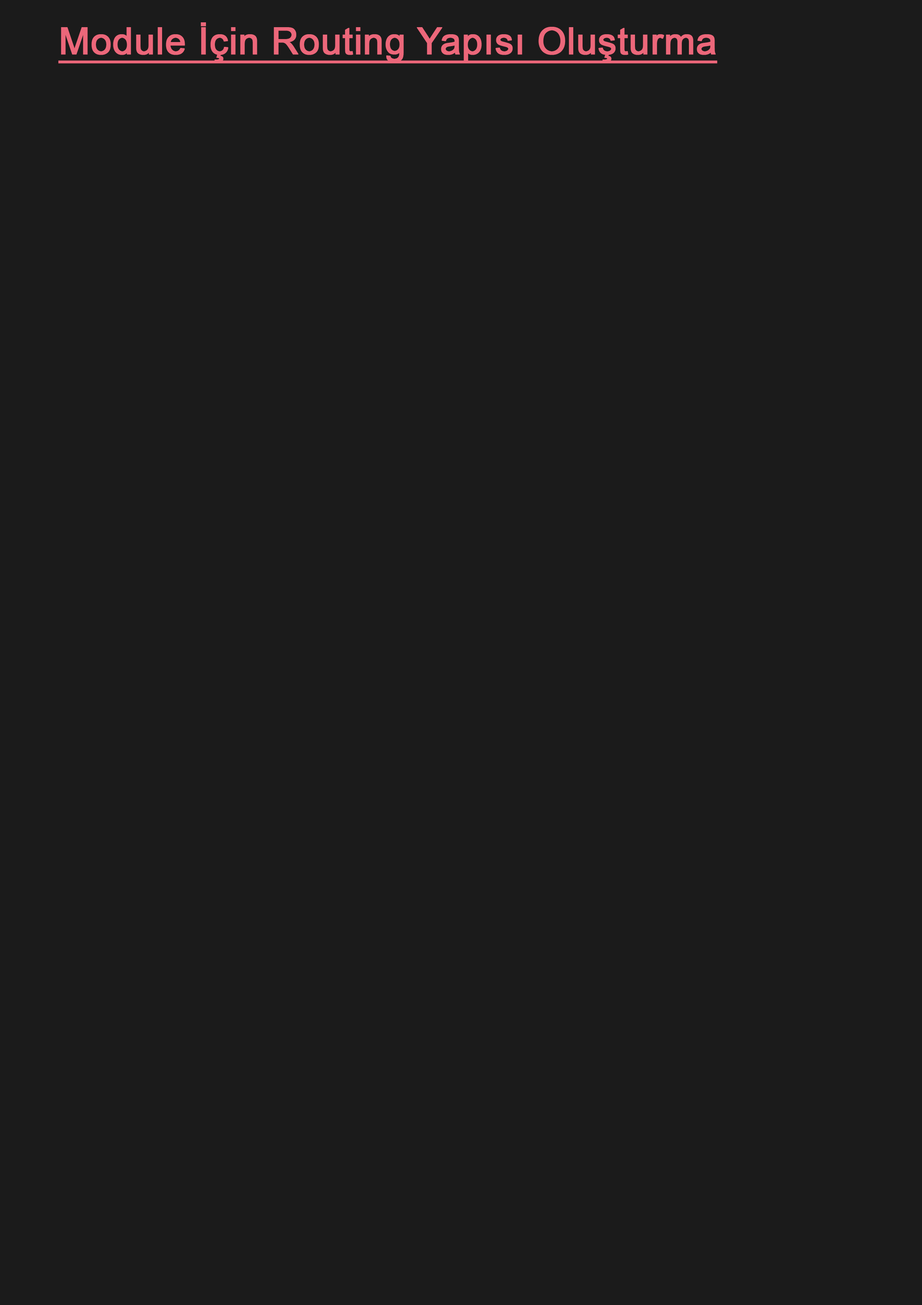
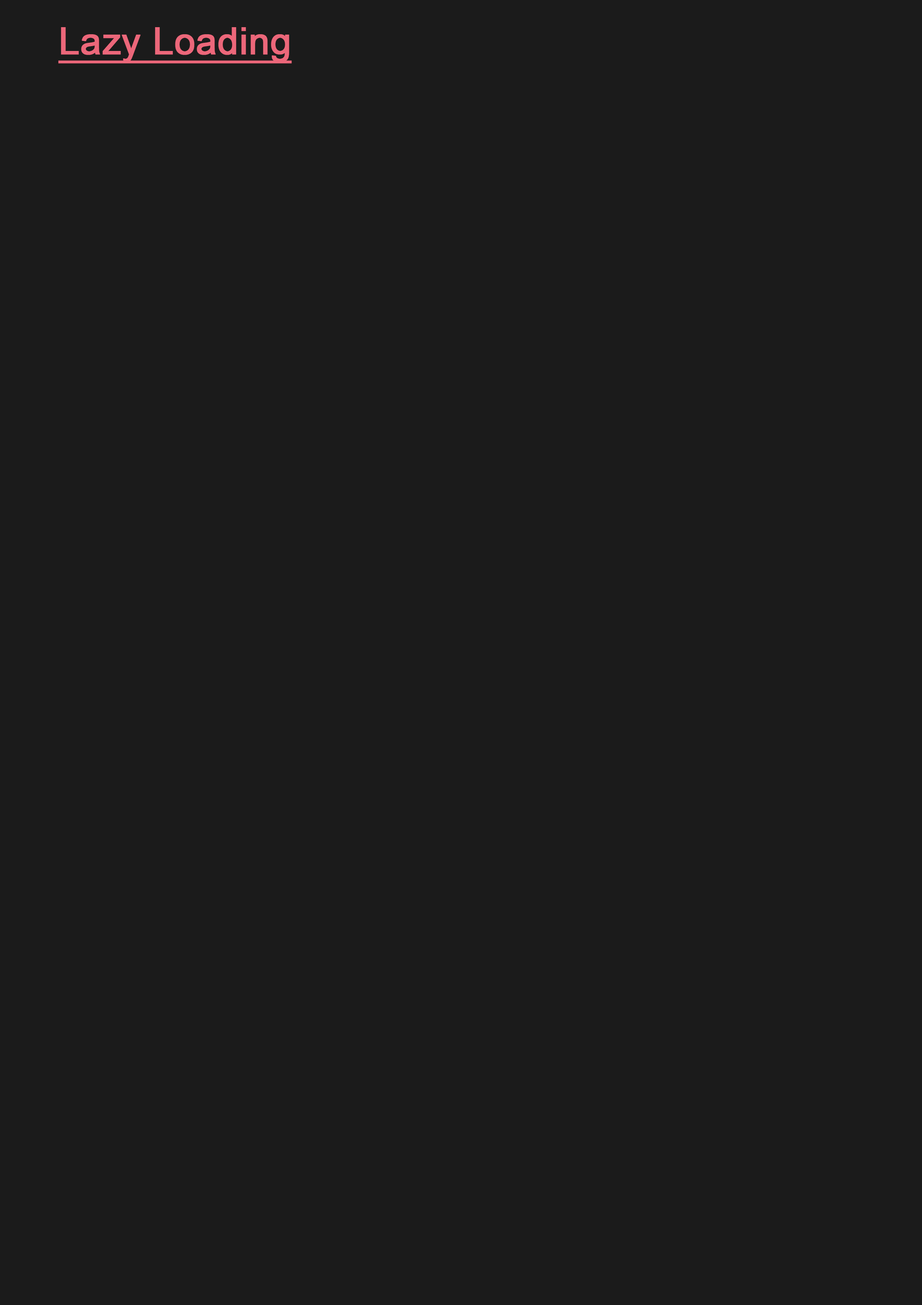
Layer changes from the first 922x1305 image to the second:
renamed "Module İçin Routing Yapısı Oluşturma" to "Lazy Loading", painted on it over [60, 22, 718, 64]
